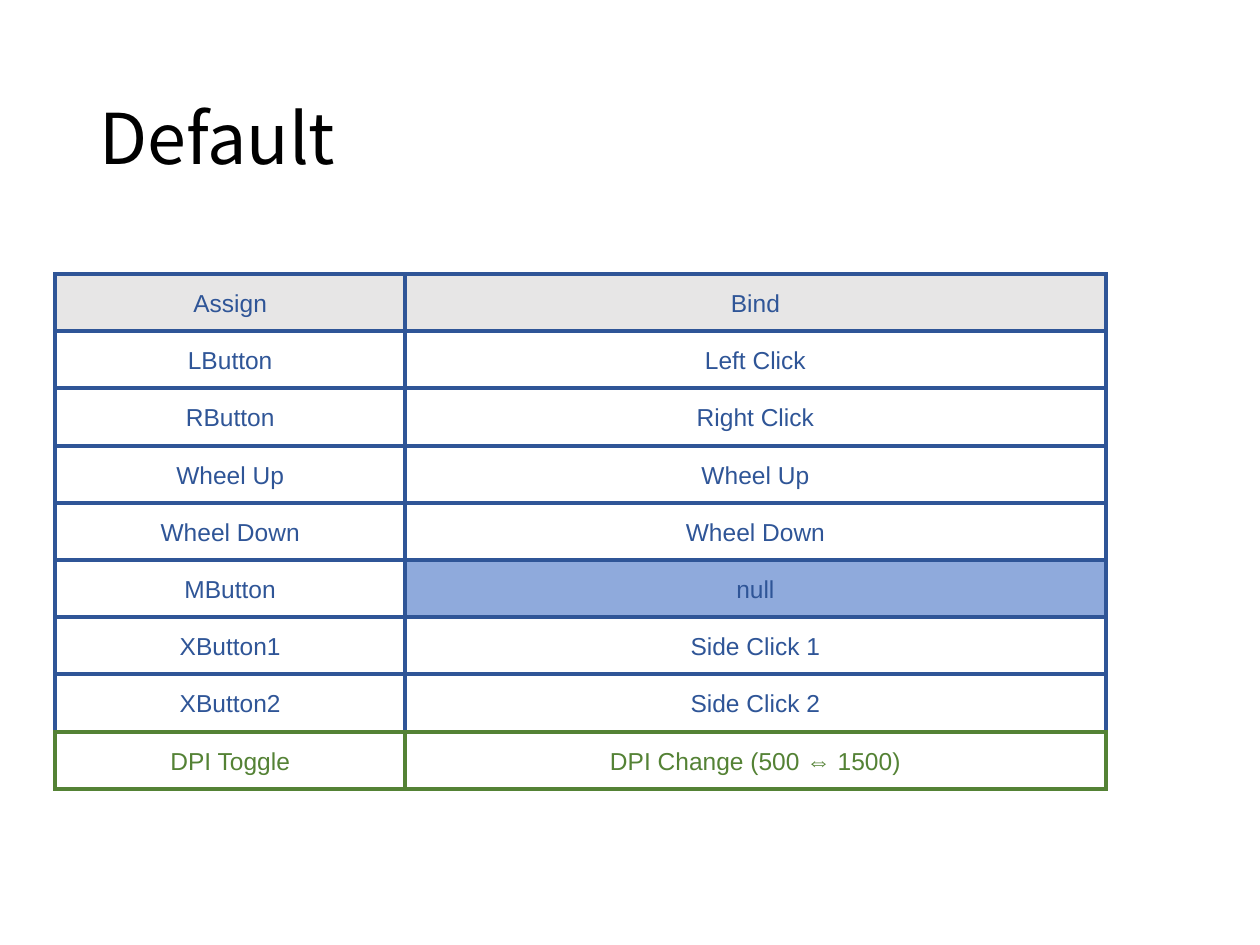
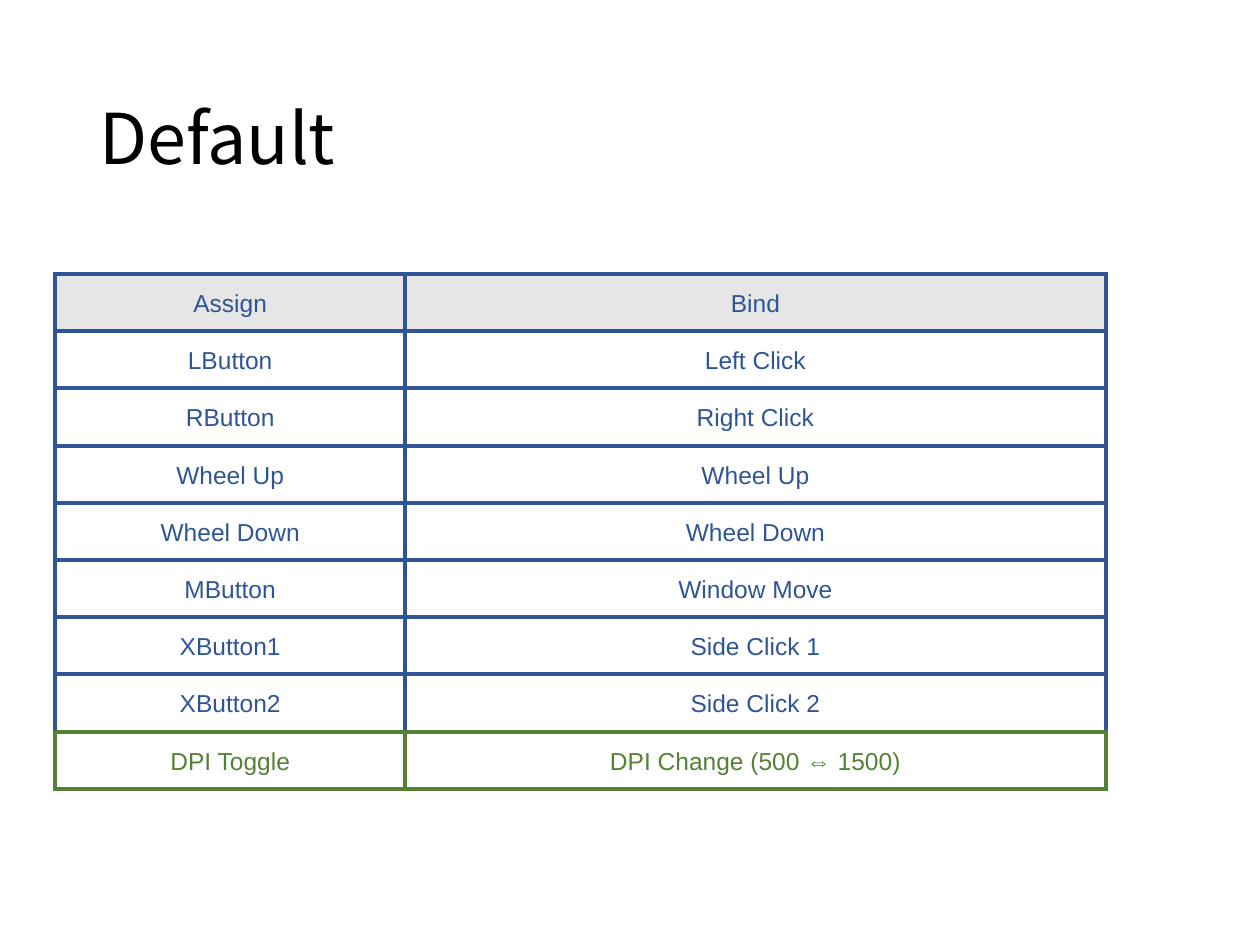
Before and after one commit to ittooo66/myAHK, a slide deck: slide 21 of MANUAL.pptx (slide 20 before the commit). Drawn at 1260x945 pixels with LibreOffice and Linux fonts; fonts in the diff are those of the drawing. Boxes give left, top, right and bottom in pixels: in the first picture for what was removed or moved away, otherwise in the second. Text is boxed around its words. In the diff, an @@ line names an element or a change of style, - is before the commit and + after.

```diff
--- a/MANUAL.pptx
+++ b/MANUAL.pptx
@@ rectangle "Window Move" at [406, 559, 1106, 616]: fill #8FAADC to none @@
@@ text in rectangle at [678, 580, 832, 599]: text changed @@
-null
+Window Move
```
Also in this commit, not shown: 5 other slides changed, 3 slides added, 1 other file.
